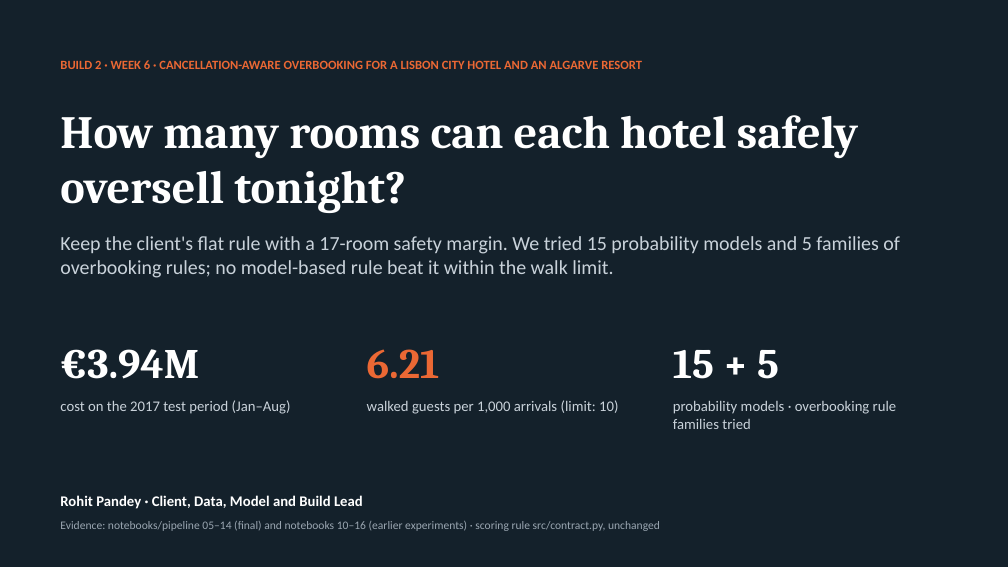
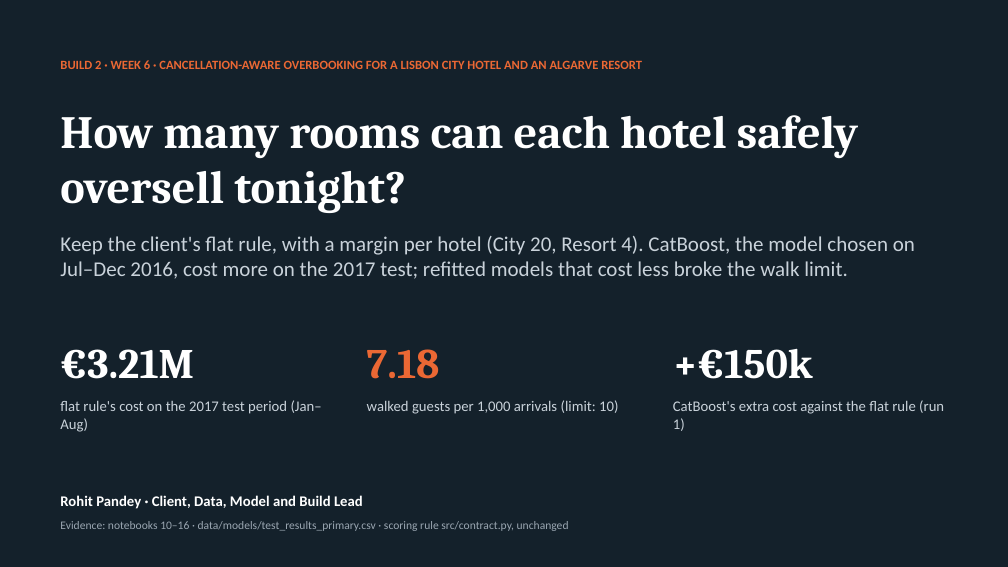
Before and after one commit to rohitpandeyai-star/IIT_GN_W06, a slide deck: slide 1 of Hotel_Overbooking_Deck_By_Lead.pptx. Drawn at 1008x567 pixels with LibreOffice and Linux fonts; fonts in the diff are those of the drawing. Boxes give left, top, right and bottom in pixels: in the first picture for what was removed or moved away, otherwise in the second. Text is boxed around its words. In the diff, an @@ line names an element or a change of style, - is before the commit and + after.

Commit message:
Revise overbooking deck with model results
Rebuild the presentation around the validation, frozen choice, test runs, and nightly command; update the deck’s metrics and readability. Refresh the nightly manifest and remove the temporary PowerPoint lock file.

```diff
--- a/Hotel_Overbooking_Deck_By_Lead.pptx
+++ b/Hotel_Overbooking_Deck_By_Lead.pptx
@@ text at (60, 236, 915, 279): text changed; size 19 to 20 pt @@
-Keep the client's flat rule with a 17-room safety margin. We tried 15 probability models and 5 families of overbooking rules; no model-based rule beat it within the walk limit.
+Keep the client's flat rule, with a margin per hotel (City 20, Resort 4). CatBoost, the model chosen on Jul–Dec 2016, cost more on the 2017 test; refitted models that cost less broke the walk limit.
@@ text at (60, 349, 194, 379): text changed @@
-€3.94M
+€3.21M
@@ text at (367, 349, 440, 379): text changed @@
-6.21
+7.18
@@ text at (673, 348, 813, 379): text changed @@
-15 + 5
++€150k
@@ text at (60, 400, 322, 432): text changed @@
-cost on the 2017 test period (Jan–Aug)
+flat rule's cost on the 2017 test period (Jan–Aug)
@@ text at (673, 400, 944, 431): text changed @@
-probability models · overbooking rule families tried
+CatBoost's extra cost against the flat rule (run 1)
@@ text at (60, 521, 569, 531): text changed @@
-Evidence: notebooks/pipeline 05–14 (final) and notebooks 10–16 (earlier experiments) · scoring rule src/contract.py, unchanged
+Evidence: notebooks 10–16 · data/models/test_results_primary.csv · scoring rule src/contract.py, unchanged
```
Also in this commit, not shown: 18 other slides changed, 7 slides added, 8 slides removed, 3 other files.
